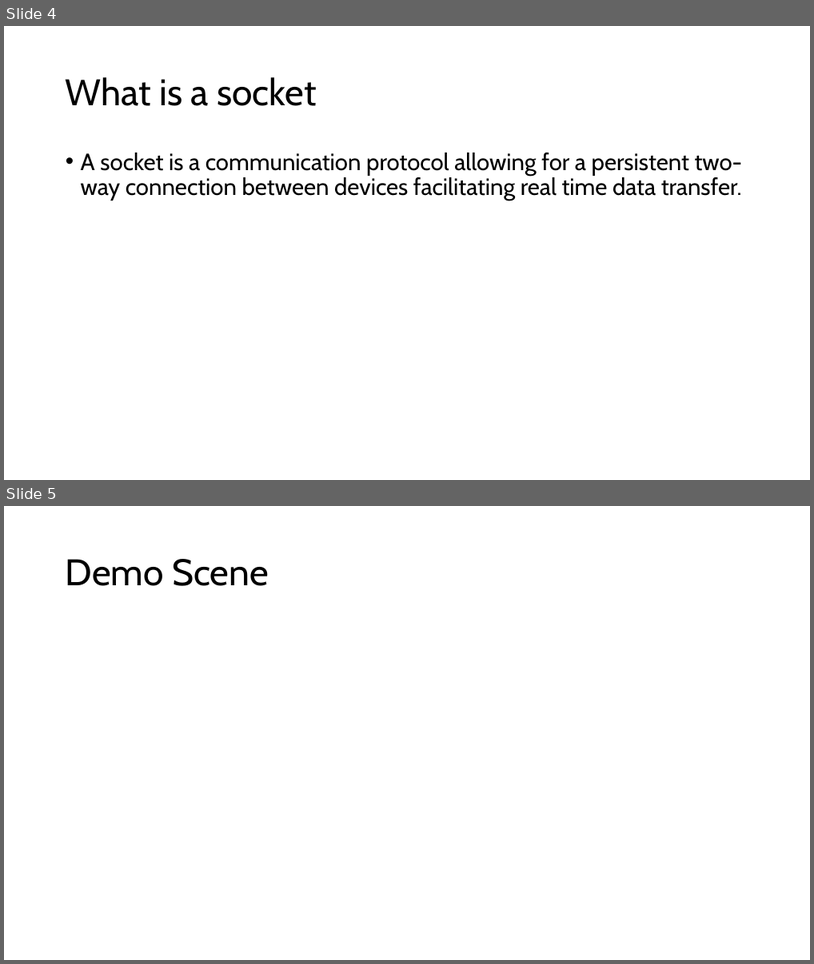
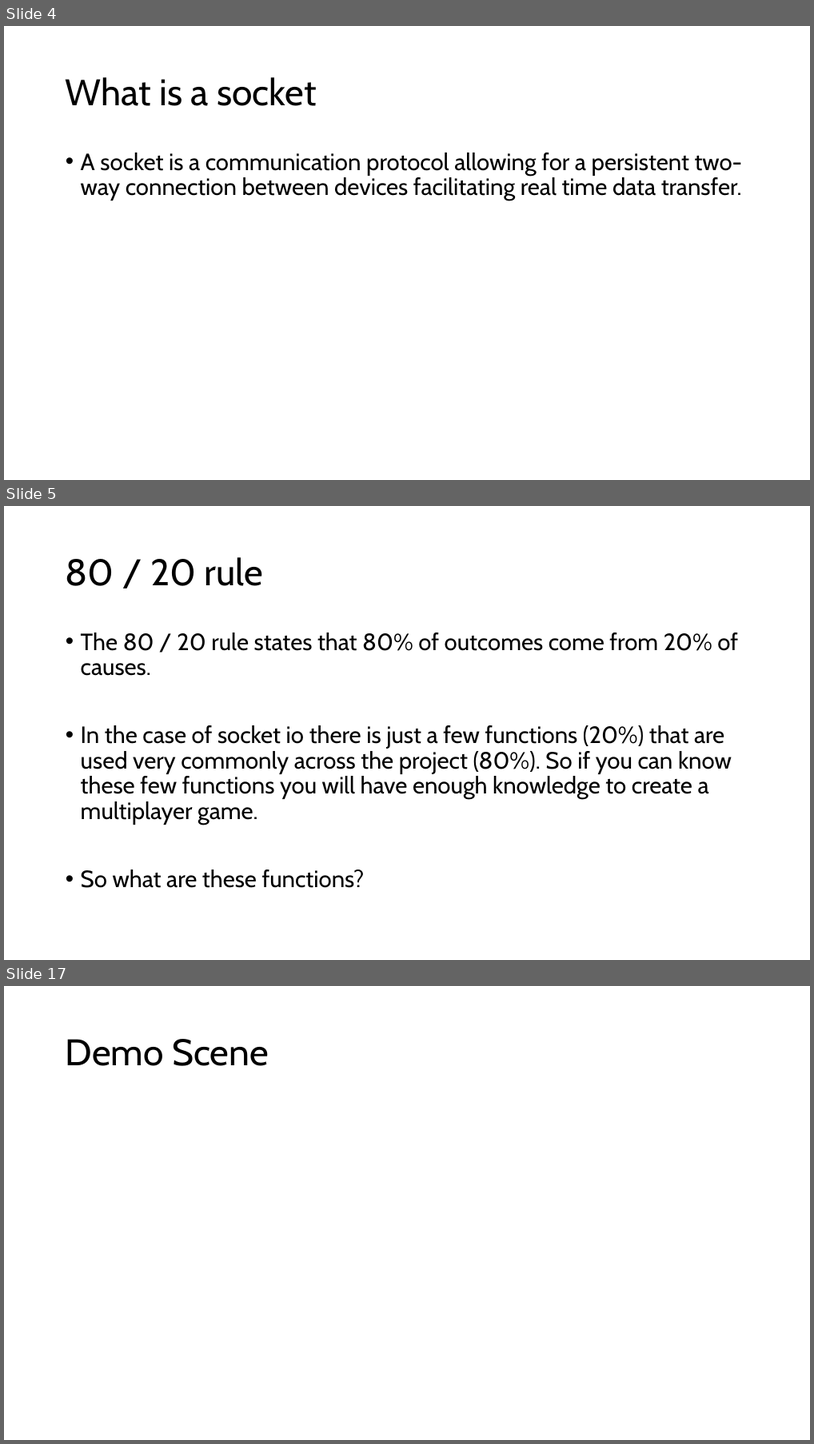
Before and after one commit to JamesB0010/ThreeJsMultiplayerDemonstration, a slide deck: Presentation/Multiplayer web games.pptx. Shown one above the other, each under a label of ours: slides 4 and 5 before the commit, slides 4, 5 and 17 after it; the slides between them are not shown. The pictures are 814x964 and 814x1444 pixels, drawn with LibreOffice and Linux fonts; fonts in the diff are those of the drawing. Boxes give left, top, right and bottom in pixels: in the first picture for what was removed or moved away, otherwise in the second. Text is boxed around its words. In the diff, an @@ line names an element or a change of style, - is before the commit and + after.

```diff
--- a/Presentation/Multiplayer web games.pptx
+++ b/Presentation/Multiplayer web games.pptx
@@ slide 5 added at [4,506,810,960], background #FFFFFF @@
@@ title added at [66,557,263,586], 44 pt, text #000000 @@
+80 / 20 rule
@@ text added at [81,632,738,888], 28 pt, text #000000 @@
+• The 80 / 20 rule states that 80% of outcomes come from 20% of causes.
+• In the case of socket io there is just a few functions (20%) that are used very commonly across the project (80%). So if you can know these few functions you will have enough knowledge to create a multiplayer game.
+• So what are these functions?
@@ what was slide 5 is now slide 17 @@
```
Also in this commit, not shown: 1 slide changed, 12 other slides added.
